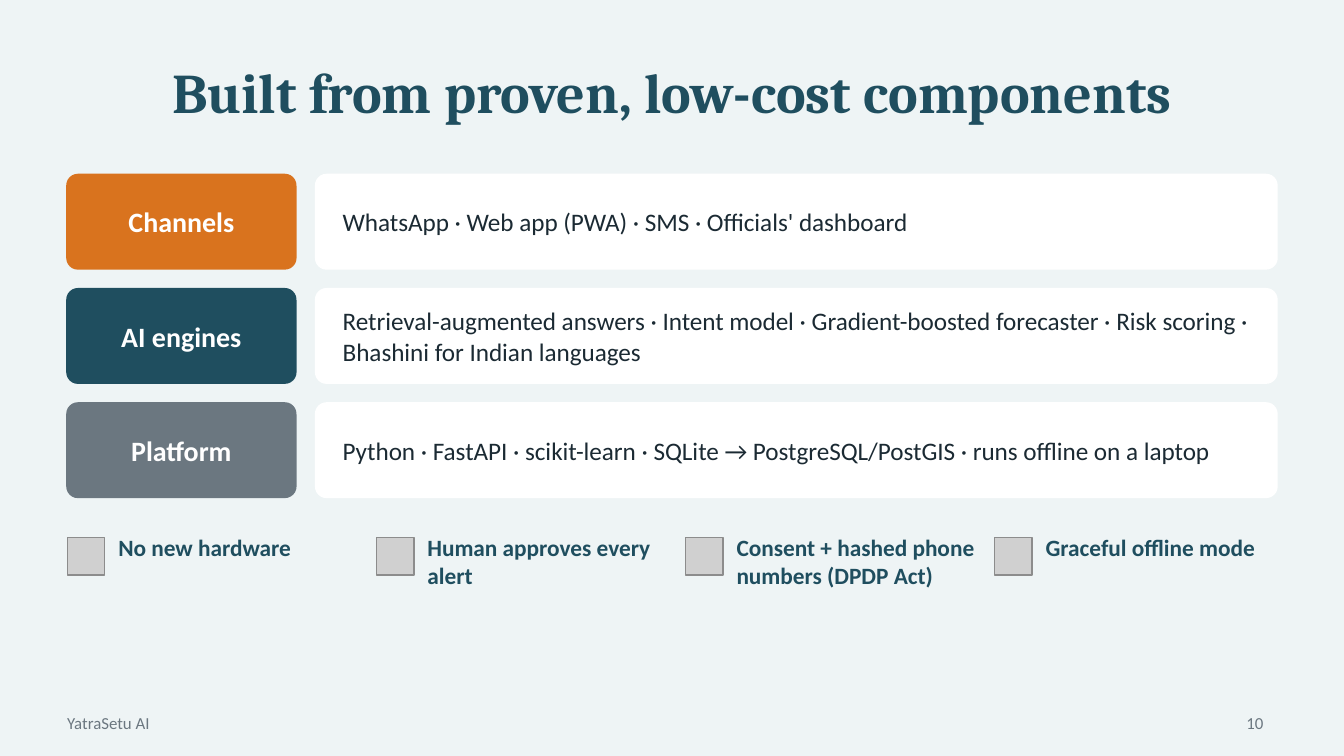
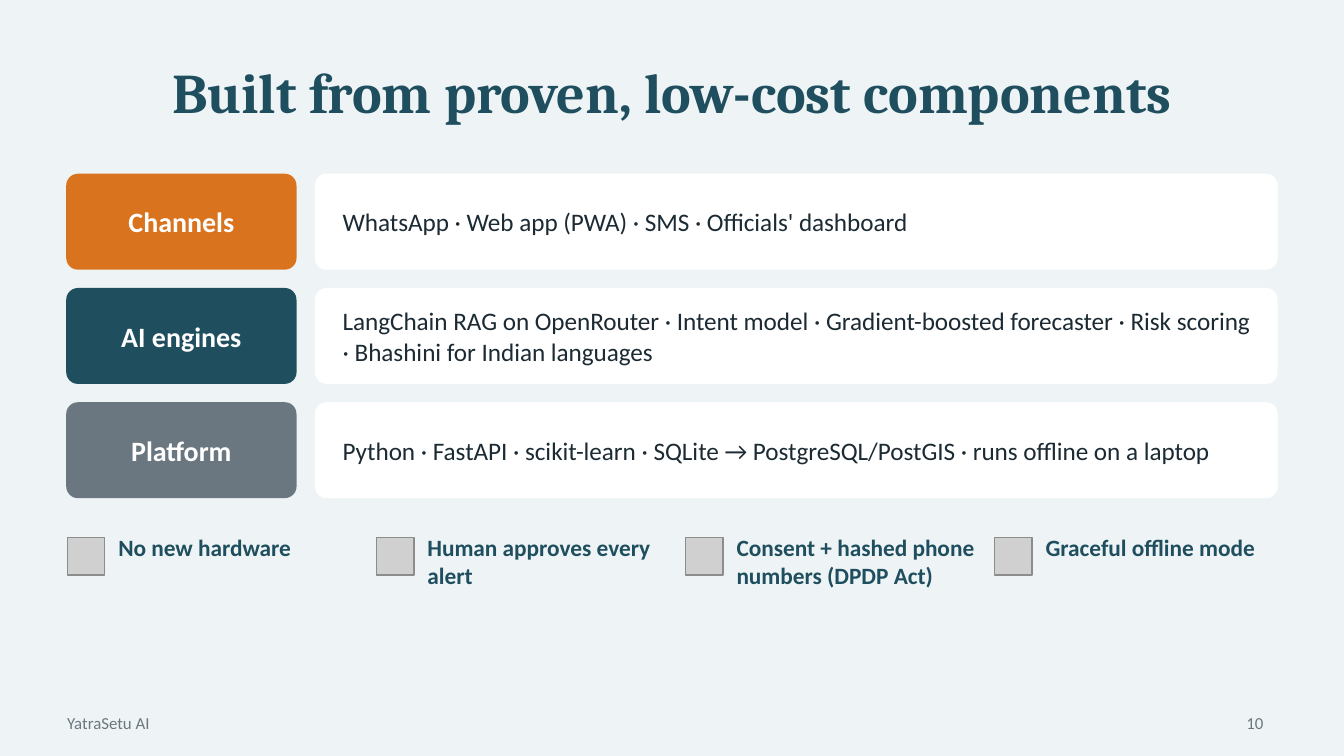
Before and after one commit to AyushSinghRana15/Yatra-Setu, a slide deck: slide 10 of presentation/YatraSetu_AI_Pitch.pptx. Drawn at 1344x756 pixels with LibreOffice and Linux fonts; fonts in the diff are those of the drawing; grey boxes stand for pictures. Boxes give left, top, right and bottom in pixels: in the first picture for what was removed or moved away, otherwise in the second. Text is boxed around its words. In the diff, an @@ line names an element or a change of style, - is before the commit and + after.

```diff
--- a/presentation/YatraSetu_AI_Pitch.pptx
+++ b/presentation/YatraSetu_AI_Pitch.pptx
@@ text at (343,312,1250,366): text changed @@
-Retrieval-augmented answers · Intent model · Gradient-boosted forecaster · Risk scoring · Bhashini for Indian languages
+LangChain RAG on OpenRouter · Intent model · Gradient-boosted forecaster · Risk scoring · Bhashini for Indian languages
```
Also in this commit, not shown: 2 other slides changed, 15 other files.
